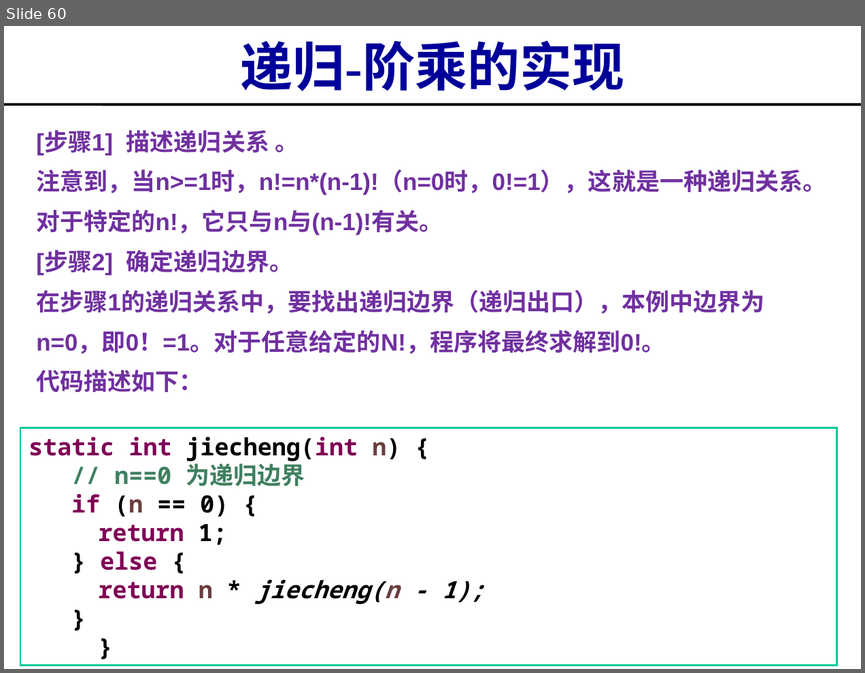
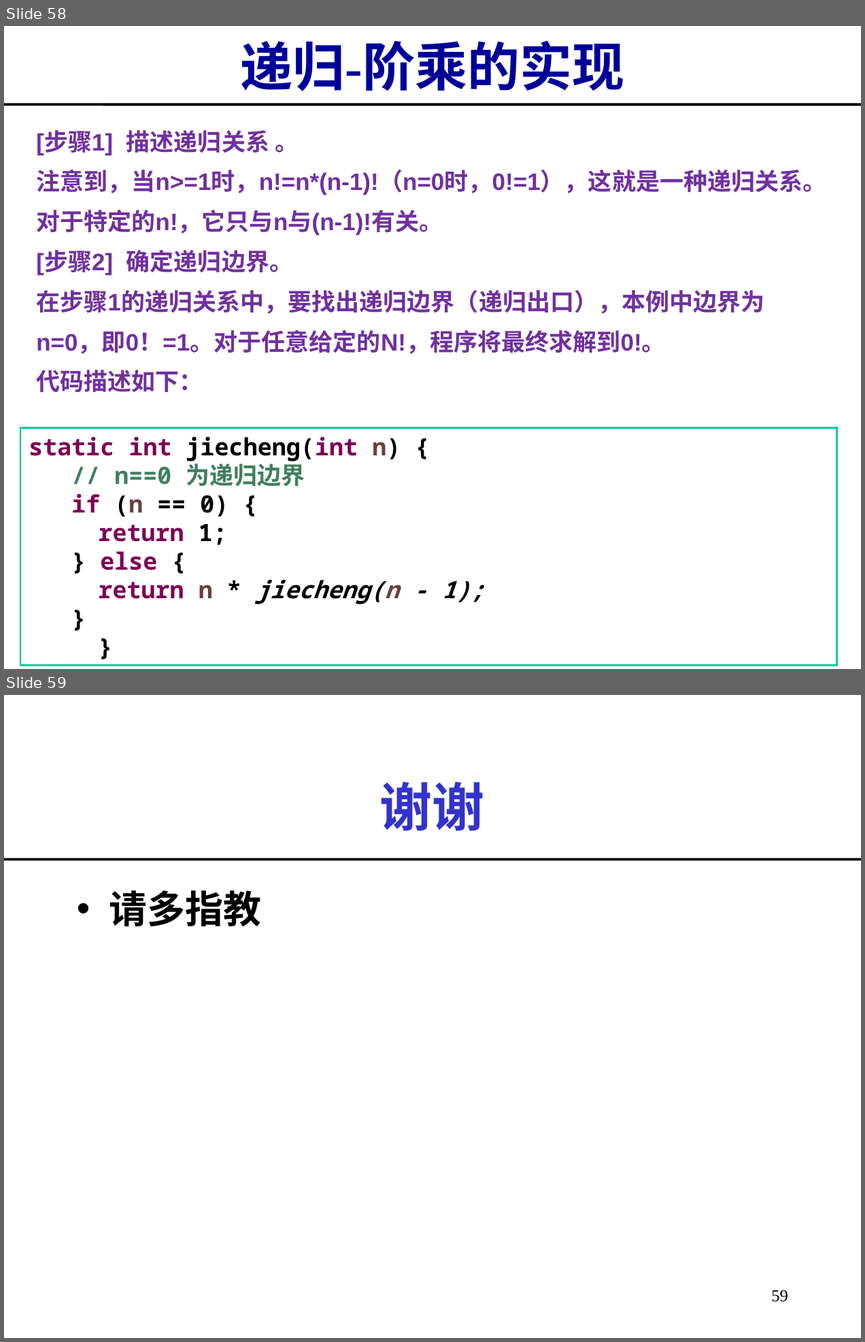
Before and after one commit to imwyw/Java, a slide deck: PPT/javaCh04_异常、枚举、泛型、递归.ppt. Shown one above the other, each under a label of ours: slide 60 before the commit, slides 58 and 59 after it. The pictures are 865x673 and 865x1342 pixels, drawn with LibreOffice and Linux fonts; fonts in the diff are those of the drawing. Boxes give left, top, right and bottom in pixels: in the first picture for what was removed or moved away, otherwise in the second. Text is boxed around its words. In the diff, an @@ line names an element or a change of style, - is before the commit and + after.

```diff
--- a/PPT/javaCh04_异常、枚举、泛型、递归.ppt
+++ b/PPT/javaCh04_异常、枚举、泛型、递归.ppt
@@ slide 59 added at (4, 695, 861, 1338), background #FFFFFF @@
@@ title added at (380, 781, 485, 831), 44 pt, text #3333CC, bold @@
+谢谢
@@ line added from (4, 860) to (861, 860), #000000 2.24 pt @@
@@ text added at (109, 890, 261, 926), 32 pt, text #000000, bold @@
+• 请多指教
@@ page number added at (771, 1289, 788, 1302), 14 pt, text #000000 @@
+59
@@ what was slide 60 is now slide 58 @@
```
Also in this commit, not shown: 7 slides changed, 3 other slides added, 5 slides removed.
